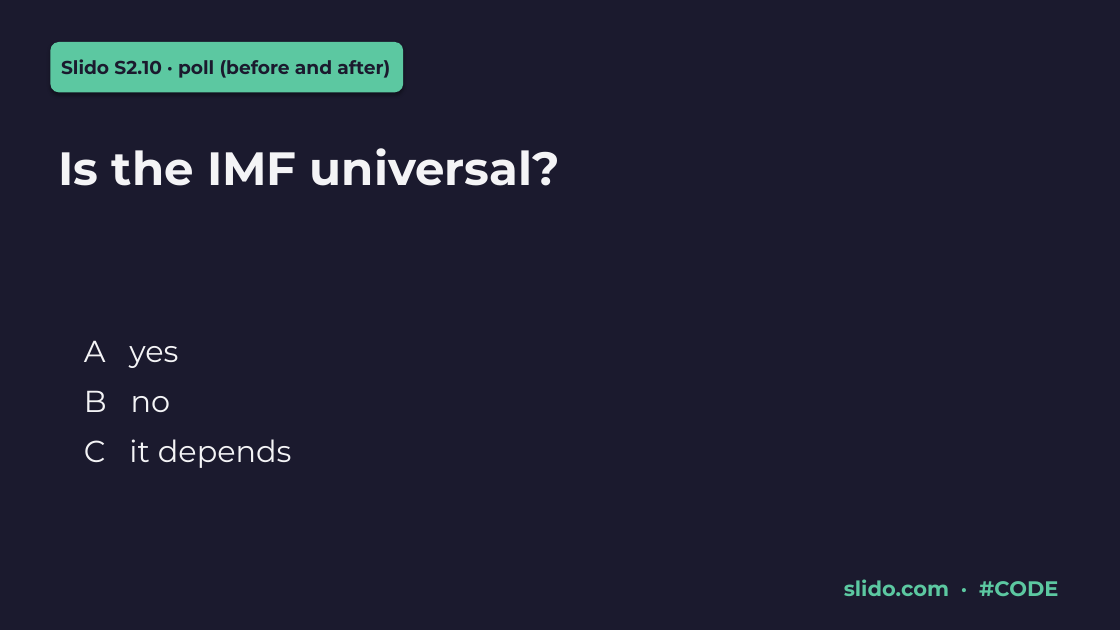
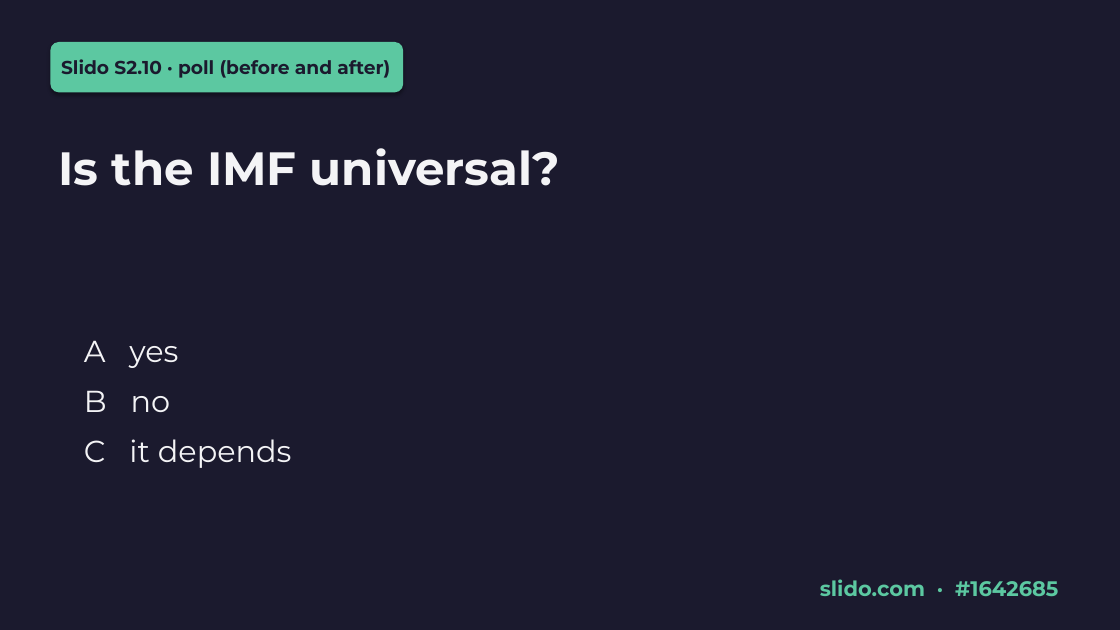
Before and after one commit to Azeret/stellar-populations-lectures, a slide deck: slide 27 of slides/lecture2_chemical_evolution.pptx. Drawn at 1120x630 pixels with LibreOffice and Linux fonts; fonts in the diff are those of the drawing. Boxes give left, top, right and bottom in pixels: in the first picture for what was removed or moved away, otherwise in the second. Text is boxed around its words. In the diff, an @@ line names an element or a change of style, - is before the commit and + after.

```diff
--- a/slides/lecture2_chemical_evolution.pptx
+++ b/slides/lecture2_chemical_evolution.pptx
@@ text at [820,579,1058,596]: text changed @@
-slido.com · #CODE
+slido.com · #1642685
```
Also in this commit, not shown: 10 other slides changed, 5 other files.
